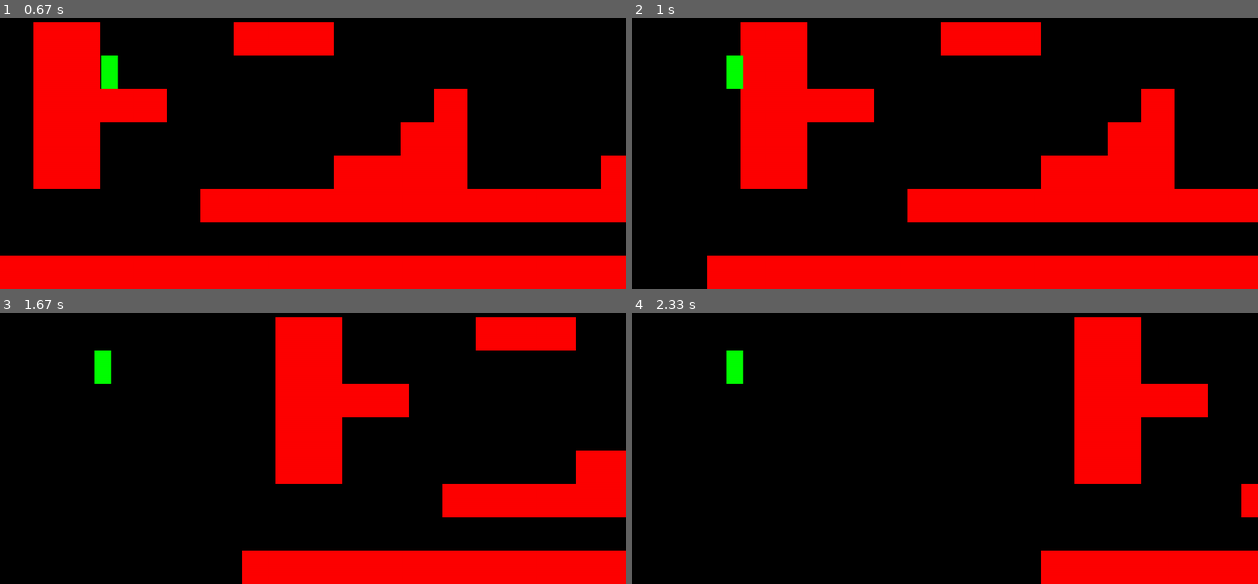
Above: before the commit, frames 1-4 (two rows, left to right).
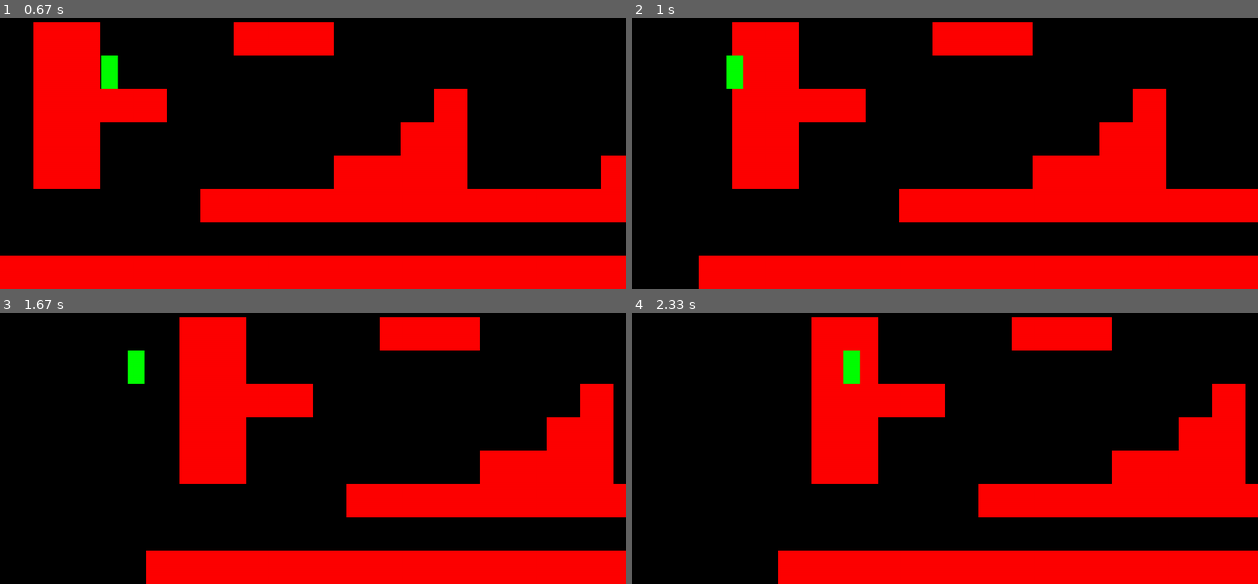
Above: after the commit, the same moments.

Repository: AZIZXlaouiti/pygame_project
Game: pygame game, started from core/main.py
The game is run twice, just before and just after one commit, with the same random seed, the same clock (stepped at 60 frames per second) and the same inputs.
Inputs:
- Up to frame 1 (0.67 s): hold Left from 0.33 s (still down)
- Up to frame 2 (1 s): release Left at 0.87 s; hold Left from 0.9 s (still down)
- Up to frame 3 (1.67 s): release Left at 1.3 s; hold Right from 1.33 s (still down)
- Up to frame 4 (2.33 s): release Right at 1.97 s

Frame 1 is identical in both runs. In frame 2, 3.1% of the frame differs, in the area x 10-87%, y 1-100%; in frame 3, 27%; in frame 4, 30%, in the area x 15-98%, y 1-100%.

Commit message:
small change

Diff:
--- a/core/level.py
+++ b/core/level.py
@@ -24,9 +24,15 @@
         player_sprite = self.player.sprite
         player_rect = player_sprite.rect.centerx
         direction  = player_sprite.direction.x
-        if player_rect < 200 :
+        if player_rect < 200 and direction < 0 :
             self.world_shift  =  8
             player_sprite.speed = 0
+        elif player_rect > 1000 and direction >0 :
+            self.world_shift  =  -8
+            player_sprite.speed = 0
+        else :
+            self.world_shift = 0
+            player_sprite.speed = 0.3
     def run(self):
         # adding camera by offsetting the world(i.e sprite Group)
         # ---- tiles ----
